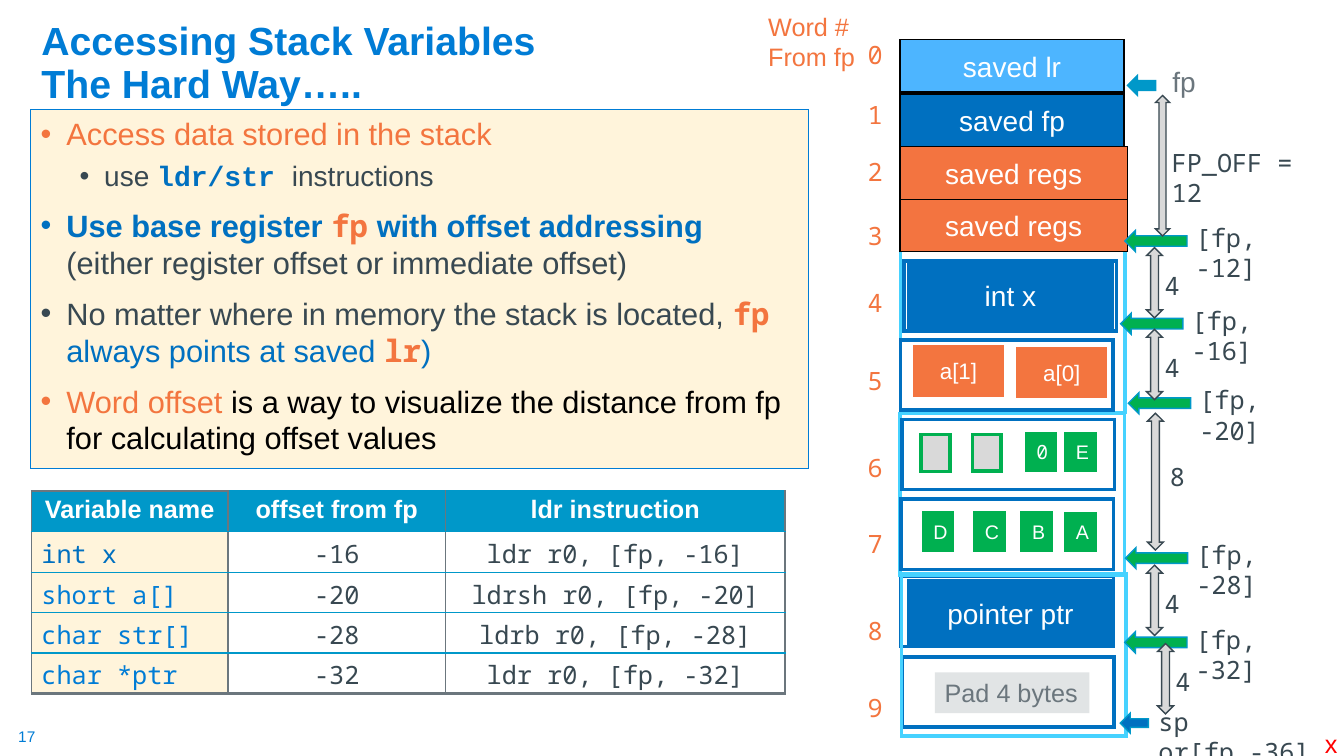
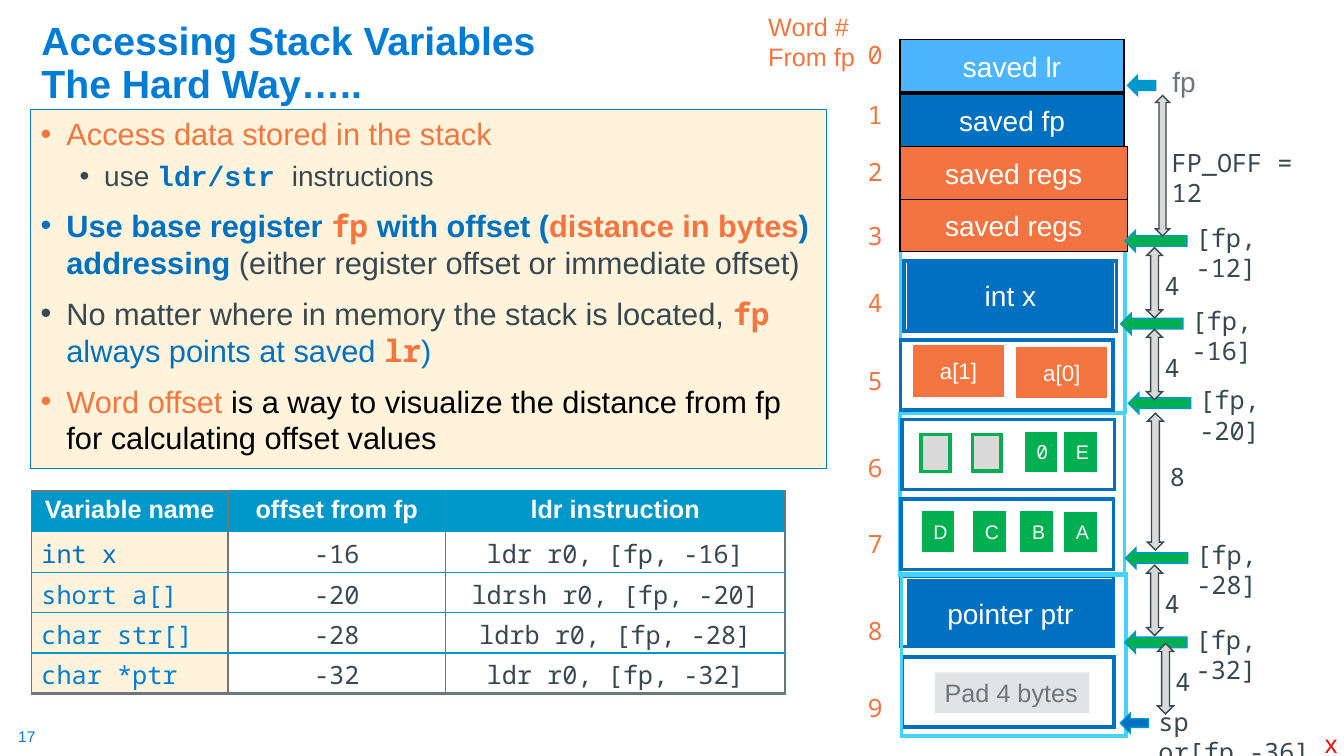
Before and after one commit to cse30-fa22/Muller_CSE30_Lecture_Slides, a slide deck: slide 17 of 10_Assm_Part5.pptx. Drawn at 1344x756 pixels with LibreOffice and Linux fonts; fonts in the diff are those of the drawing. Boxes give left, top, right and bottom in pixels: in the first picture for what was removed or moved away, otherwise in the second. Text is boxed around its words. In the diff, an @@ line names an element or a change of style, - is before the commit and + after.

```diff
--- a/10_Assm_Part5.pptx
+++ b/10_Assm_Part5.pptx
@@ text "Access data stored in the ..." resized from (x1=30, y1=110, x2=809, y2=469) to (x1=30, y1=110, x2=827, y2=469) @@
@@ text at (x1=66, y1=213, x2=809, y2=279): text changed; bold on @@
-• Use base register fp with offset addressing (either register offset or immediate offset)
+• Use base register fp with offset (distance in bytes) addressing (either register offset or immediate offset)
```
Also in this commit, not shown: 13 other slides changed, 1 slide added, 1 other file.
